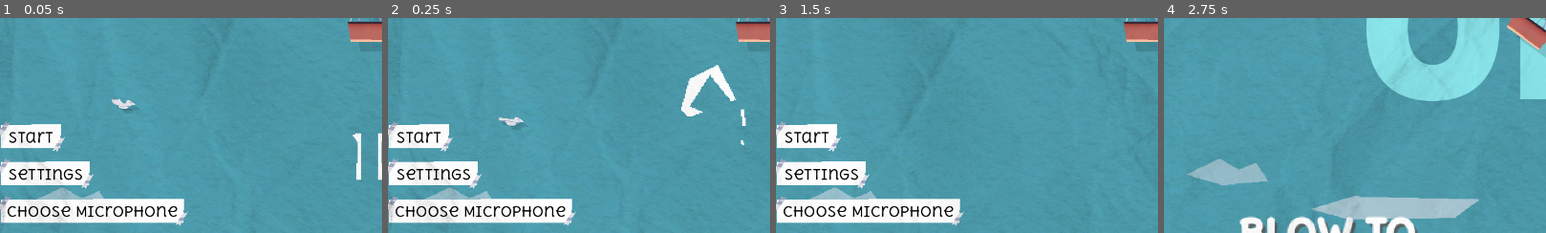
Above: before the commit, frames 1-4 (left to right).
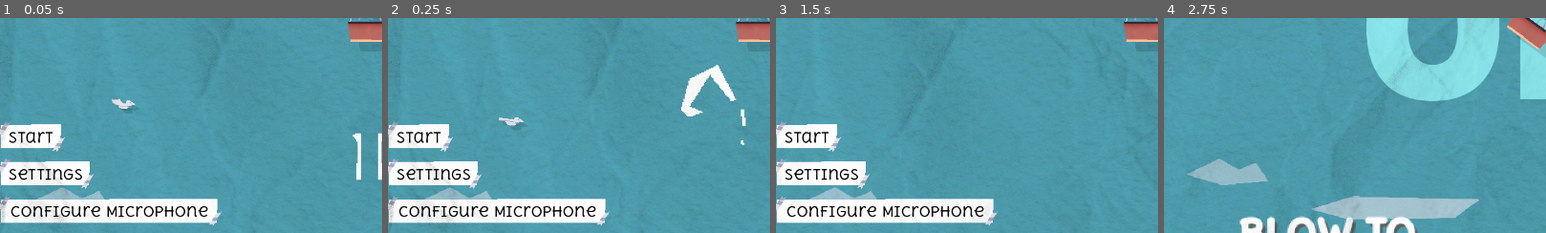
Above: after the commit, the same moments.

Repository: Fabianofski/minijam-191
Game: Godot game, scene res://scenes/game/game.tscn
Two runs of this game, one before a commit and one after it. Both use one fixed random seed, a clock stepped at 60 frames per second and the inputs below.
Inputs:
- Up to frame 1 (0.05 s): no input
- Up to frame 2 (0.25 s): no input
- Up to frame 3 (1.5 s): click "Choose Microphone" (after the commit: "Configure Microphone") at 0.5 s; click "OK" at 1.25 s
- Up to frame 4 (2.75 s): click "Start" at 2 s
The pictures show only the part of the screen within x 2-52%, y 49-99%; the shares and areas given below are measured in that part.

The runs differ from the first frame. In frame 1, 2.5% of the frame differs, in the area x 2-58%, y 84-97%; in frame 2, 2.5%; in frame 3, 2.5%; in frame 4, nothing differs.

Commit message:
Fix: change mic to configure mic

Diff:
--- a/scenes/game/play_menu/play_menu.tscn
+++ b/scenes/game/play_menu/play_menu.tscn
@@ -119,7 +119,7 @@
 anchor_bottom = 1.0
 offset_left = 16.0
 offset_top = -67.0
-offset_right = 336.0
+offset_right = 392.0
 offset_bottom = -16.0
 grow_vertical = 0
 theme = SubResource("Theme_awmtd")
@@ -137,7 +137,7 @@
 offset_bottom = 15.5
 grow_horizontal = 2
 grow_vertical = 2
-text = "Choose Microphone"
+text = "Configure Microphone"
 label_settings = SubResource("LabelSettings_vtnls")
 horizontal_alignment = 1
 vertical_alignment = 1
